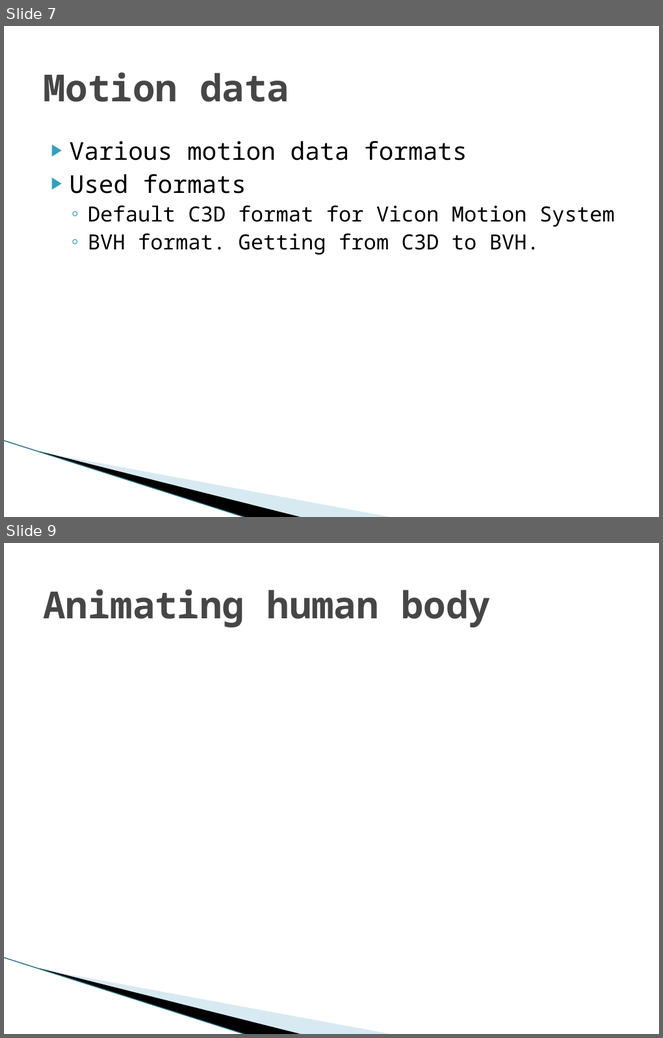
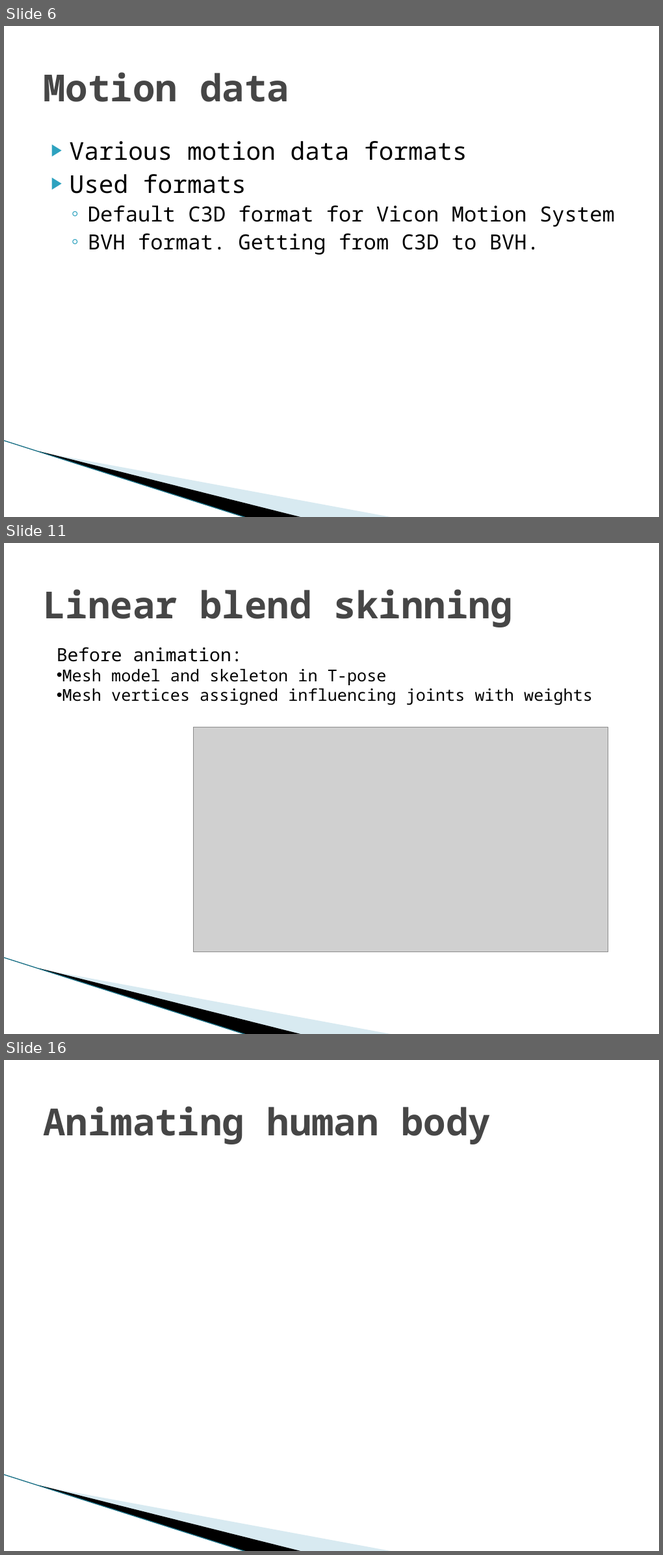
Before and after one commit to hobama/cvg01, a slide deck: docs/Presentation/Presentation.pptx. Shown one above the other, each under a label of ours: slides 7 and 9 before the commit, slides 6, 11 and 16 after it; the slides between them are not shown. The pictures are 663x1038 and 663x1555 pixels, drawn with LibreOffice and Linux fonts; fonts in the diff are those of the drawing; grey boxes stand for pictures; background and template pictures are left out. Boxes give left, top, right and bottom in pixels: in the first picture for what was removed or moved away, otherwise in the second. Text is boxed around its words. In the diff, an @@ line names an element or a change of style, - is before the commit and + after.

```diff
--- a/docs/Presentation/Presentation.pptx
+++ b/docs/Presentation/Presentation.pptx
@@ slide 11 added at (x1=4, y1=543, x2=659, y2=1034), background #FFFFFF; not listed: 3 template elements that a slide beside it also shows @@
@@ title added at (x1=43, y1=589, x2=513, y2=627), 41 pt, text #464646, bold @@
+Linear blend skinning
@@ text added at (x1=57, y1=647, x2=593, y2=705), 18 pt, text #000000 @@
+Before animation:
+• Mesh model and skeleton in T-pose
+• Mesh vertices assigned influencing joints with weights
@@ picture added at (x1=193, y1=727, x2=608, y2=953) @@
@@ what was slide 7 is now slide 6 @@
@@ what was slide 9 is now slide 16 @@
```
Also in this commit, not shown: 4 slides changed, 10 other slides added.
